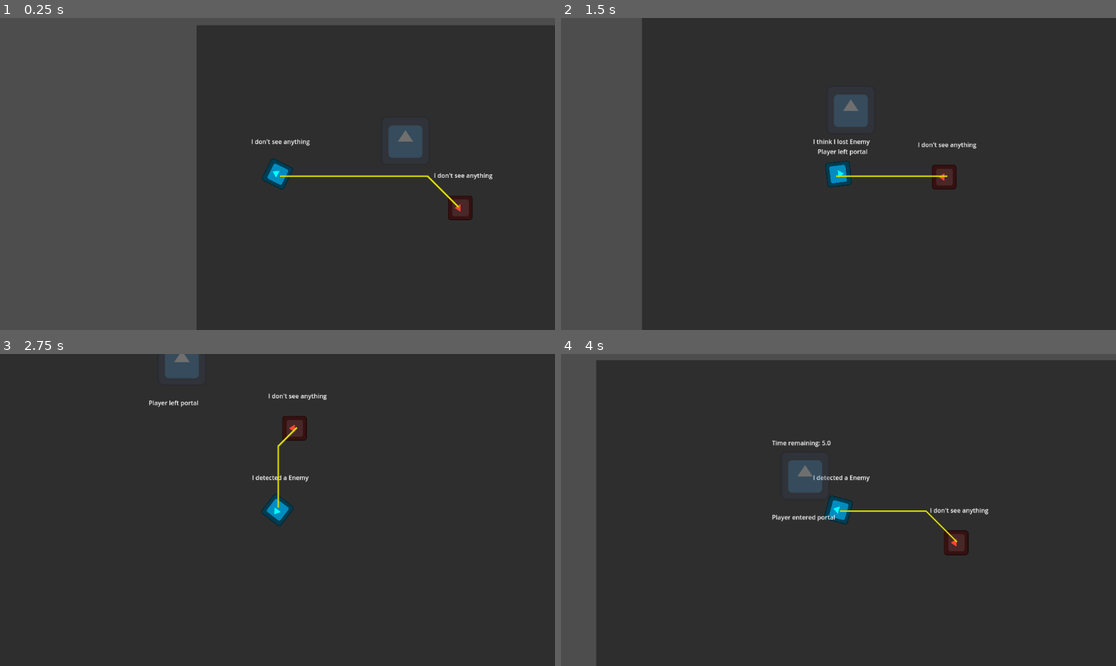
Above: before the commit, frames 1-4 (two rows, left to right).
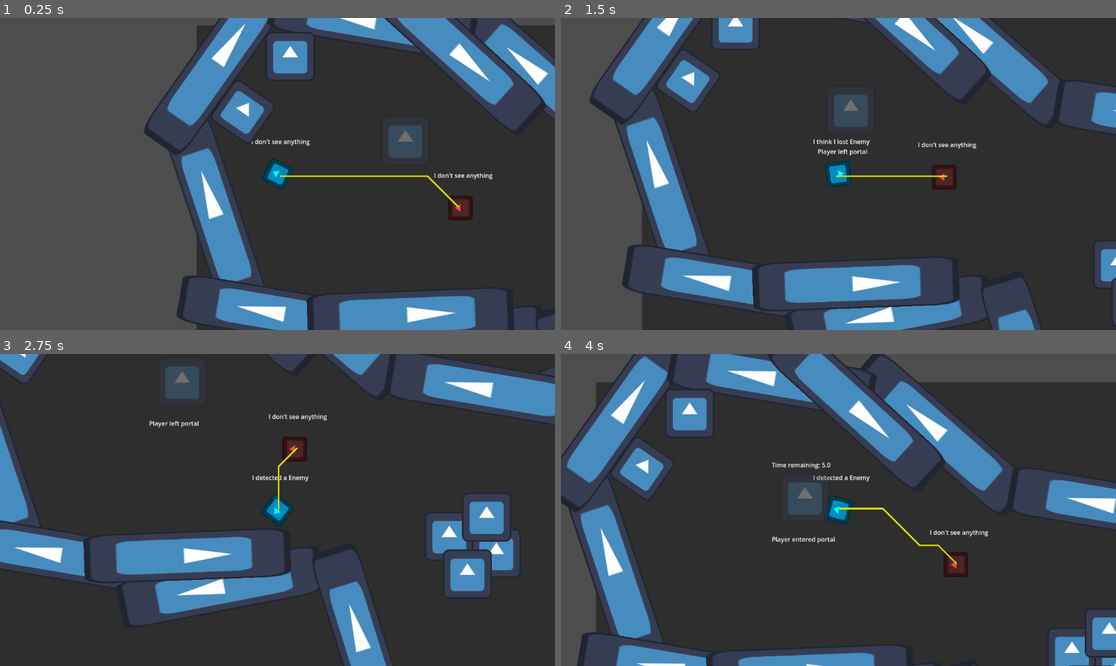
Above: after the commit, the same moments.

Repository: haladrias/godot_wild_jam_82_project
Game: Godot game, scene res://scenes/main.tscn
Same seed, same stepped clock (60 frames per second), same inputs: the game is played once before the commit and once after it. The engine's default icon, where the game draws it, is replaced by a stand-in: a white triangle on a blue panel in a dark square.
Inputs (mouse positions are in pixels of both pictures, inside the frame that each line leads up to):
- Up to frame 1 (0.25 s): no input
- Up to frame 2 (1.5 s): tap Enter at 0.5 s; move the mouse to (960, 158) at 0.52 s; hold D (move_right) 0.53-1.28 s; hold Space (space_bar) 0.53-1.28 s; move the mouse to (727, 189) at 1.27 s; hold S (move_down) from 1.28 s (still down); tap Space (space_bar) at 1.35 s
- Up to frame 3 (2.75 s): move the mouse to (333, 441) at 2.02 s; release S (move_down) at 2.03 s; hold D (move_right) from 2.03 s (still down); hold Space (space_bar) from 2.03 s (still down)
- Up to frame 4 (4 s): move the mouse to (810, 572) at 2.77 s; release D (move_right) at 2.78 s; release Space (space_bar) at 2.78 s; hold W (move_up) 2.78-3.53 s; tap Space (space_bar) at 2.85 s; move the mouse to (1005, 556) at 3.52 s; hold A (move_left) from 3.53 s (still down); hold Space (space_bar) from 3.53 s (still down)

The runs differ from the first frame. In frame 1, 24% of the frame differs, in the area x 25-100%, y 0-100%; in frame 2, 28%; in frame 3, 27%; in frame 4, 34%, in the area x 0-100%, y 0-100%.

Commit message:
basic_map_layout

Diff:
--- /dev/null
+++ b/scenes/cave_walls.tscn
@@ -0,0 +1,17 @@
+[gd_scene load_steps=3 format=3 uid="uid://4s0p7nxdo61x"]
+
+[ext_resource type="Texture2D" uid="uid://u5lgy7gvemfw" path="res://assets/icon.svg" id="1_mnfwx"]
+
+[sub_resource type="RectangleShape2D" id="RectangleShape2D_mnfwx"]
+size = Vector2(127, 532)
+
+[node name="RigidBody2D" type="StaticBody2D"]
+
+[node name="Icon" type="Sprite2D" parent="."]
+position = Vector2(-0.5, 45)
+scale = Vector2(0.992188, 4.1875)
+texture = ExtResource("1_mnfwx")
+
+[node name="CollisionShape2D" type="CollisionShape2D" parent="."]
+position = Vector2(-1.5, 43)
+shape = SubResource("RectangleShape2D_mnfwx")
--- /dev/null
+++ b/scenes/crates.tscn
@@ -0,0 +1,16 @@
+[gd_scene load_steps=3 format=3 uid="uid://e8xxyqrt0f6m"]
+
+[ext_resource type="Texture2D" uid="uid://u5lgy7gvemfw" path="res://assets/icon.svg" id="1_jffb4"]
+
+[sub_resource type="RectangleShape2D" id="RectangleShape2D_ekuii"]
+size = Vector2(127, 126)
+
+[node name="RigidBody2D" type="StaticBody2D"]
+
+[node name="CollisionShape2D" type="CollisionShape2D" parent="."]
+position = Vector2(-3.5, -1)
+shape = SubResource("RectangleShape2D_ekuii")
+
+[node name="Icon" type="Sprite2D" parent="."]
+position = Vector2(-3, -1)
+texture = ExtResource("1_jffb4")
--- a/scenes/game.tscn
+++ b/scenes/game.tscn
@@ -1,9 +1,10 @@
-[gd_scene load_steps=5 format=3 uid="uid://cmcew2vdcolxx"]
+[gd_scene load_steps=6 format=3 uid="uid://cmcew2vdcolxx"]
 
 [ext_resource type="Script" uid="uid://cegftdf7anhca" path="res://scripts/game.gd" id="1_uwrxv"]
 [ext_resource type="PackedScene" uid="uid://cglaqk4lp80eb" path="res://scenes/player.tscn" id="2_lbhrr"]
 [ext_resource type="PackedScene" uid="uid://cso26riovh3dl" path="res://scenes/portal.tscn" id="3_lbhrr"]
 [ext_resource type="PackedScene" uid="uid://53qwx4khf5fi" path="res://scenes/enemy.tscn" id="4_lbhrr"]
+[ext_resource type="PackedScene" uid="uid://cf2iueuvjdaio" path="res://scenes/map_layout.tscn" id="5_iywne"]
 
 [node name="Game" type="Node2D"]
 script = ExtResource("1_uwrxv")
@@ -19,3 +20,5 @@
 position = Vector2(684, 474)
 
 [node name="Portal" parent="." instance=ExtResource("3_lbhrr")]
+
+[node name="map_layout" parent="." instance=ExtResource("5_iywne")]
--- /dev/null
+++ b/scenes/map_layout.tscn
@@ -0,0 +1,510 @@
+[gd_scene load_steps=4 format=3 uid="uid://cf2iueuvjdaio"]
+
+[ext_resource type="PackedScene" uid="uid://4s0p7nxdo61x" path="res://scenes/cave_walls.tscn" id="1_43bdd"]
+[ext_resource type="PackedScene" uid="uid://e8xxyqrt0f6m" path="res://scenes/crates.tscn" id="2_j07ih"]
+[ext_resource type="PackedScene" uid="uid://6sgch58uo3gl" path="res://scenes/pillar.tscn" id="3_orgme"]
+
+[node name="map_layout" type="Node2D"]
+
+[node name="walls" type="Node" parent="."]
+
+[node name="RigidBody2D78" parent="walls" instance=ExtResource("1_43bdd")]
+position = Vector2(2304, 798)
+rotation = -1.69432
+
+[node name="RigidBody2D77" parent="walls" instance=ExtResource("1_43bdd")]
+position = Vector2(2627, 910)
+rotation = -0.418412
+
+[node name="RigidBody2D76" parent="walls" instance=ExtResource("1_43bdd")]
+position = Vector2(2856, 1232)
+rotation = -1.04035
+
+[node name="RigidBody2D75" parent="walls" instance=ExtResource("1_43bdd")]
+position = Vector2(2864, 1453)
+rotation = -1.93671
+
+[node name="RigidBody2D74" parent="walls" instance=ExtResource("1_43bdd")]
+position = Vector2(2628, 1770)
+rotation = -2.76982
+
+[node name="RigidBody2D73" parent="walls" instance=ExtResource("1_43bdd")]
+position = Vector2(2384, 2136)
+rotation = -2.35113
+
+[node name="RigidBody2D93" parent="walls" instance=ExtResource("1_43bdd")]
+position = Vector2(1738, 238)
+rotation = 1.20596
+scale = Vector2(1, 1)
+
+[node name="RigidBody2D92" parent="walls" instance=ExtResource("1_43bdd")]
+position = Vector2(2143, 152)
+rotation = 1.52779
+
+[node name="RigidBody2D91" parent="walls" instance=ExtResource("1_43bdd")]
+position = Vector2(2598, 183)
+rotation = 1.73458
+
+[node name="RigidBody2D90" parent="walls" instance=ExtResource("1_43bdd")]
+position = Vector2(2987, 203)
+rotation = 1.52987
+
+[node name="RigidBody2D89" parent="walls" instance=ExtResource("1_43bdd")]
+position = Vector2(3441, 190)
+rotation = 1.52987
+
+[node name="RigidBody2D" parent="walls" instance=ExtResource("1_43bdd")]
+position = Vector2(35, 446)
+rotation = -0.321488
+
+[node name="RigidBody2D2" parent="walls" instance=ExtResource("1_43bdd")]
+position = Vector2(176, 741)
+rotation = -1.40424
+
+[node name="RigidBody2D3" parent="walls" instance=ExtResource("1_43bdd")]
+position = Vector2(598, 840)
+rotation = -1.76151
+
+[node name="RigidBody2D4" parent="walls" instance=ExtResource("1_43bdd")]
+position = Vector2(859, 104)
+rotation = -0.851343
+
+[node name="RigidBody2D5" parent="walls" instance=ExtResource("1_43bdd")]
+position = Vector2(86, 54)
+rotation = 0.615155
+scale = Vector2(1, 1)
+
+[node name="RigidBody2D6" parent="walls" instance=ExtResource("1_43bdd")]
+position = Vector2(412, -18)
+rotation = -1.40424
+
+[node name="RigidBody2D7" parent="walls" instance=ExtResource("1_43bdd")]
+position = Vector2(1293, 312)
+rotation = -1.40424
+
+[node name="RigidBody2D8" parent="walls" instance=ExtResource("1_43bdd")]
+position = Vector2(997, 945)
+rotation = -0.303064
+
+[node name="RigidBody2D9" parent="walls" instance=ExtResource("1_43bdd")]
+position = Vector2(708, 98)
+rotation = 2.31066
+scale = Vector2(1, 1)
+
+[node name="RigidBody2D10" parent="walls" instance=ExtResource("1_43bdd")]
+position = Vector2(600, 750)
+rotation = 1.53233
+scale = Vector2(1, 1)
+
+[node name="RigidBody2D11" parent="walls" instance=ExtResource("1_43bdd")]
+position = Vector2(885, 1295)
+rotation = 1.53233
+scale = Vector2(1, 1)
+
+[node name="RigidBody2D12" parent="walls" instance=ExtResource("1_43bdd")]
+position = Vector2(1934, 851)
+rotation = 1.53233
+scale = Vector2(1, 1)
+
+[node name="RigidBody2D13" parent="walls" instance=ExtResource("1_43bdd")]
+position = Vector2(1678, 1126)
+rotation = -2.89465
+scale = Vector2(1, 1)
+
+[node name="RigidBody2D14" parent="walls" instance=ExtResource("1_43bdd")]
+position = Vector2(1826, 1476)
+rotation = 2.28416
+scale = Vector2(1, 1)
+
+[node name="RigidBody2D15" parent="walls" instance=ExtResource("1_43bdd")]
+position = Vector2(1900, 1757)
+rotation = -0.0429056
+
+[node name="RigidBody2D16" parent="walls" instance=ExtResource("1_43bdd")]
+position = Vector2(2043, 2177)
+rotation = -1.15332
+
+[node name="RigidBody2D17" parent="walls" instance=ExtResource("1_43bdd")]
+position = Vector2(369, 1443)
+rotation = -2.17137
+
+[node name="RigidBody2D18" parent="walls" instance=ExtResource("1_43bdd")]
+position = Vector2(146, 1855)
+rotation = 3.13999
+scale = Vector2(1, 1)
+
+[node name="RigidBody2D19" parent="walls" instance=ExtResource("1_43bdd")]
+position = Vector2(226, 2365)
+rotation = 2.69812
+
+[node name="RigidBody2D20" parent="walls" instance=ExtResource("1_43bdd")]
+position = Vector2(423, 2824)
+rotation = 2.69812
+
+[node name="RigidBody2D21" parent="walls" instance=ExtResource("1_43bdd")]
+position = Vector2(475, 3217)
+rotation = -2.91027
+
+[node name="RigidBody2D23" parent="walls" instance=ExtResource("1_43bdd")]
+position = Vector2(475, 3217)
+rotation = -2.91027
+
+[node name="RigidBody2D22" parent="walls" instance=ExtResource("1_43bdd")]
+position = Vector2(359, 3594)
+rotation = 0.484727
+
+[node name="RigidBody2D24" parent="walls" instance=ExtResource("1_43bdd")]
+position = Vector2(189, 4023)
+rotation = 0.146795
+
+[node name="RigidBody2D25" parent="walls" instance=ExtResource("1_43bdd")]
+position = Vector2(219, 4363)
+rotation = -1.17753
+scale = Vector2(1, 1)
+
+[node name="RigidBody2D26" parent="walls" instance=ExtResource("1_43bdd")]
+position = Vector2(604, 4370)
+rotation = -2.1119
+
+[node name="RigidBody2D27" parent="walls" instance=ExtResource("1_43bdd")]
+position = Vector2(830, 4068)
+rotation = -2.54943
+
+[node name="RigidBody2D28" parent="walls" instance=ExtResource("1_43bdd")]
+position = Vector2(1460, 3928)
+rotation = -0.394271
+
+[node name="RigidBody2D29" parent="walls" instance=ExtResource("1_43bdd")]
+position = Vector2(1345, 3189)
+rotation = -2.75827
+
+[node name="RigidBody2D30" parent="walls" instance=ExtResource("1_43bdd")]
+position = Vector2(1378, 3595)
+rotation = 3.02155
+
+[node name="RigidBody2D31" parent="walls" instance=ExtResource("1_43bdd")]
+position = Vector2(1351, 2784)
+rotation = 2.68637
+
+[node name="RigidBody2D32" parent="walls" instance=ExtResource("1_43bdd")]
+position = Vector2(1499, 2695)
+rotation = 2.04421
+scale = Vector2(1, 1)
+
+[node name="RigidBody2D33" parent="walls" instance=ExtResource("1_43bdd")]
+position = Vector2(1800, 2980)
+rotation = 2.52451
+scale = Vector2(1, 1)
+
+[node name="RigidBody2D34" parent="walls" instance=ExtResource("1_43bdd")]
+position = Vector2(1918, 3413)
+rotation = 3.04017
+
+[node name="RigidBody2D35" parent="walls" instance=ExtResource("1_43bdd")]
+position = Vector2(1944, 3859)
+rotation = 3.04017
+
+[node name="RigidBody2D36" parent="walls" instance=ExtResource("1_43bdd")]
+position = Vector2(1727, 4110)
+rotation = -1.90159
+
+[node name="RigidBody2D37" parent="walls" instance=ExtResource("1_43bdd")]
+position = Vector2(1931, 4611)
+rotation = -1.43687
+scale = Vector2(1, 1)
+
+[node name="RigidBody2D38" parent="walls" instance=ExtResource("1_43bdd")]
+position = Vector2(2310, 4671)
+rotation = -1.38662
+
+[node name="RigidBody2D39" parent="walls" instance=ExtResource("1_43bdd")]
+position = Vector2(2762, 4705)
+rotation = -1.90742
+
+[node name="RigidBody2D40" parent="walls" instance=ExtResource("1_43bdd")]
+position = Vector2(3239, 4644)
+rotation = 1.70483
+
+[node name="RigidBody2D44" parent="walls" instance=ExtResource("1_43bdd")]
+position = Vector2(3600, 4876)
+rotation = 2.42226
+
+[node name="RigidBody2D45" parent="walls" instance=ExtResource("1_43bdd")]
+position = Vector2(3908, 4933)
+rotation = 1.70755
+scale = Vector2(1, 1)
+
+[node name="RigidBody2D46" parent="walls" instance=ExtResource("1_43bdd")]
+position = Vector2(4299, 4864)
+rotation = 1.19138
+
+[node name="RigidBody2D47" parent="walls" instance=ExtResource("1_43bdd")]
+position = Vector2(4597, 4685)
+rotation = -2.43819
+
+[node name="RigidBody2D48" parent="walls" instance=ExtResource("1_43bdd")]
+position = Vector2(4691, 4212)
+rotation = -0.504649
+scale = Vector2(1, 1)
+
+[node name="RigidBody2D49" parent="walls" instance=ExtResource("1_43bdd")]
+position = Vector2(4431, 3991)
+rotation = 1.68195
+scale = Vector2(1, 1)
+
+[node name="RigidBody2D50" parent="walls" instance=ExtResource("1_43bdd")]
+position = Vector2(4013, 3953)
+rotation = 1.19559
+
+[node name="RigidBody2D51" parent="walls" instance=ExtResource("1_43bdd")]
+position = Vector2(3466, 4128)
+rotation = -1.88398
+
+[node name="RigidBody2D52" parent="walls" instance=ExtResource("1_43bdd")]
+position = Vector2(3107, 4190)
+rotation = 1.91983
+
+[node name="RigidBody2D53" parent="walls" instance=ExtResource("1_43bdd")]
+position = Vector2(2731, 3940)
+rotation = 2.50707
+scale = Vector2(1, 1)
+
+[node name="RigidBody2D41" parent="walls" instance=ExtResource("1_43bdd")]
+position = Vector2(3031, 4094)
+rotation = 2.22507
+
+[node name="RigidBody2D42" parent="walls" instance=ExtResource("1_43bdd")]
+position = Vector2(2729, 3819)
+rotation = 2.42774
+
+[node name="RigidBody2D43" parent="walls" instance=ExtResource("1_43bdd")]
+position = Vector2(2496, 3439)
+rotation = 2.76437
+scale = Vector2(1, 1)
+
+[node name="RigidBody2D54" parent="walls" instance=ExtResource("1_43bdd")]
+position = Vector2(1581, 4722)
+rotation = 1.04166
+
+[node name="RigidBody2D55" parent="walls" instance=ExtResource("1_43bdd")]
+position = Vector2(1193, 4745)
+rotation = 2.27353
+
+[node name="RigidBody2D56" parent="walls" instance=ExtResource("1_43bdd")]
+position = Vector2(1025, 4431)
+rotation = -3.04989
+
+[node name="RigidBody2D57" parent="walls" instance=ExtResource("1_43bdd")]
+position = Vector2(1022, 4044)
+rotation = 2.87557
+scale = Vector2(1, 1)
+
+[node name="RigidBody2D58" parent="walls" instance=ExtResource("1_43bdd")]
+position = Vector2(2582, 3147)
+rotation = -1.4745
+
+[node name="RigidBody2D84" parent="walls" instance=ExtResource("1_43bdd")]
+position = Vector2(4842, 860)
+rotation = 0.356544
+
+[node name="RigidBody2D59" parent="walls" instance=ExtResource("1_43bdd")]
+position = Vector2(3045, 3117)
+rotation = -1.8951
+
+[node name="RigidBody2D61" parent="walls" instance=ExtResource("1_43bdd")]
+position = Vector2(3868, 3211)
+rotation = -0.846233
+
+[node name="RigidBody2D62" parent="walls" instance=ExtResource("1_43bdd")]
+position = Vector2(4260, 3396)
+rotation = -1.53923
+
+[node name="RigidBody2D60" parent="walls" instance=ExtResource("1_43bdd")]
+position = Vector2(3488, 3058)
+rotation = -1.4745
+
+[node name="RigidBody2D63" parent="walls" instance=ExtResource("1_43bdd")]
+position = Vector2(4645, 3301)
+rotation = -2.31758
+
+[node name="RigidBody2D64" parent="walls" instance=ExtResource("1_43bdd")]
+position = Vector2(4806, 2871)
+rotation = -0.149525
+
+[node name="RigidBody2D65" parent="walls" instance=ExtResource("1_43bdd")]
+position = Vector2(4597, 2494)
+rotation = -0.774199
+
+[node name="RigidBody2D66" parent="walls" instance=ExtResource("1_43bdd")]
+position = Vector2(4193, 2386)
+rotation = -1.6494
+
+[node name="RigidBody2D67" parent="walls" instance=ExtResource("1_43bdd")]
+position = Vector2(3810, 2480)
+rotation = -1.90718
+scale = Vector2(1, 1)
+
+[node name="RigidBody2D68" parent="walls" instance=ExtResource("1_43bdd")]
+position = Vector2(3367, 2628)
+rotation = -1.90718
+scale = Vector2(1, 1)
+
+[node name="RigidBody2D69" parent="walls" instance=ExtResource("1_43bdd")]
+position = Vector2(2921, 2738)
+rotation = -1.71111
+
+[node name="RigidBody2D70" parent="walls" instance=ExtResource("1_43bdd")]
+position = Vector2(2817, 2628)
+rotation = -2.41982
+
+[node name="RigidBody2D71" parent="walls" instance=ExtResource("1_43bdd")]
+position = Vector2(3074, 2248)
+rotation = -2.83516
+
+[node name="RigidBody2D72" parent="walls" instance=ExtResource("1_43bdd")]
+position = Vector2(3263, 1866)
+rotation = -2.26784
+
+[node name="RigidBody2D79" parent="walls" instance=ExtResource("1_43bdd")]
+position = Vector2(3660, 1705)
+rotation = -1.63374
+
+[node name="RigidBody2D80" parent="walls" instance=ExtResource("1_43bdd")]
+position = Vector2(4084, 1779)
+rotation = -1.08239
+
+[node name="RigidBody2D81" parent="walls" instance=ExtResource("1_43bdd")]
+position = Vector2(4488, 1920)
+rotation = -1.60409
+scale = Vector2(1, 1)
+
+[node name="RigidBody2D82" parent="walls" instance=ExtResource("1_43bdd")]
+position = Vector2(4670, 1779)
+rotation = -2.62176
+
+[node name="RigidBody2D83" parent="walls" instance=ExtResource("1_43bdd")]
+position = Vector2(4784, 1302)
+rotation = -0.116492
+scale = Vector2(1, 1)
+
+[node name="RigidBody2D85" parent="walls" instance=ExtResource("1_43bdd")]
+position = Vector2(4709, 499)
+rotation = -0.908038
+
+[node name="RigidBody2D86" parent="walls" instance=ExtResource("1_43bdd")]
+position = Vector2(4503, 227)
+rotation = -0.577595
+scale = Vector2(1, 1)
+
+[node name="RigidBody2D87" parent="walls" instance=ExtResource("1_43bdd")]
+position = Vector2(4247, 177)
+rotation = 0.827884
+
+[node name="RigidBody2D88" parent="walls" instance=ExtResource("1_43bdd")]
+position = Vector2(3930, 233)
+rotation = 1.7641
+
+[node name="crates" type="Node" parent="."]
+
+[node name="RigidBody2D" parent="crates" instance=ExtResource("2_j07ih")]
+position = Vector2(1238, 702)
+
+[node name="RigidBody2D2" parent="crates" instance=ExtResource("2_j07ih")]
+position = Vector2(1360, 746)
+
+[node name="RigidBody2D3" parent="crates" instance=ExtResource("2_j07ih")]
+position = Vector2(1335, 652)
+
+[node name="RigidBody2D4" parent="crates" instance=ExtResource("2_j07ih")]
+position = Vector2(1285, 800)
+
+[node name="RigidBody2D5" parent="crates" instance=ExtResource("2_j07ih")]
+position = Vector2(1930, 751)
+
+[node name="RigidBody2D6" parent="crates" instance=ExtResource("2_j07ih")]
+position = Vector2(2046, 727)
+
+[node name="RigidBody2D7" parent="crates" instance=ExtResource("2_j07ih")]
+position = Vector2(1979, 684)
+
+[node name="RigidBody2D8" parent="crates" instance=ExtResource("2_j07ih")]
+position = Vector2(2328, 299)
+
+[node name="RigidBody2D9" parent="crates" instance=ExtResource("2_j07ih")]
+position = Vector2(246, 82)
+
+[node name="RigidBody2D10" parent="crates" instance=ExtResource("2_j07ih")]
+position = Vector2(122, 227)
+rotation = 0.602211
+
+[node name="RigidBody2D11" parent="crates" instance=ExtResource("2_j07ih")]
+position = Vector2(4270, 1730)
+rotation = 0.602211
+
+[node name="RigidBody2D12" parent="crates" instance=ExtResource("2_j07ih")]
+position = Vector2(4153, 1670)
+rotation = 0.602211
+
+[node name="RigidBody2D13" parent="crates" instance=ExtResource("2_j07ih")]
+position = Vector2(4324, 1621)
+rotation = 0.602211
+
+[node name="RigidBody2D14" parent="crates" instance=ExtResource("2_j07ih")]
+position = Vector2(3857, 381)
+rotation = 0.602211
+
+[node name="RigidBody2D15" parent="crates" instance=ExtResource("2_j07ih")]
+position = Vector2(3946, 448)
+rotation = 0.602211
+
+[node name="Node" type="Node" parent="."]
+
+[node name="StaticBody2D" parent="Node" instance=ExtResource("3_orgme")]
+position = Vector2(763, 1912)
+
+[node name="StaticBody2D2" parent="Node" instance=ExtResource("3_orgme")]
+position = Vector2(975, 1822)
+
+[node name="StaticBody2D3" parent="Node" instance=ExtResource("3_orgme")]
+position = Vector2(942, 2001)
+rotation = 0.73042
+
+[node name="StaticBody2D4" parent="Node" instance=ExtResource("3_orgme")]
+position = Vector2(1126, 1932)
+rotation = 0.233659
+
+[node name="StaticBody2D5" parent="Node" instance=ExtResource("3_orgme")]
+position = Vector2(3141, 704)
+rotation = 0.233659
+
+[node name="StaticBody2D6" parent="Node" instance=ExtResource("3_orgme")]
+position = Vector2(3138, 622)
+rotation = -0.273367
+
+[node name="StaticBody2D7" parent="Node" instance=ExtResource("3_orgme")]
+position = Vector2(3305, 797)
+rotation = 0.671584
+
+[node name="StaticBody2D8" parent="Node" instance=ExtResource("3_orgme")]
+position = Vector2(3324, 644)
+rotation = 0.00304008
+
+[node name="StaticBody2D9" parent="Node" instance=ExtResource("3_orgme")]
+position = Vector2(2404, 4277)
+rotation = 0.00304008
+
+[node name="StaticBody2D10" parent="Node" instance=ExtResource("3_orgme")]
+position = Vector2(2337, 4283)
+rotation = 0.52948
+
+[node name="StaticBody2D11" parent="Node" instance=ExtResource("3_orgme")]
+position = Vector2(4456, 4109)
+rotation = -1.67643
+
+[node name="StaticBody2D12" parent="Node" instance=ExtResource("3_orgme")]
+position = Vector2(4445, 1849)
+rotation = -1.1815
+
+[node name="StaticBody2D13" parent="Node" instance=ExtResource("3_orgme")]
+position = Vector2(4563, 1794)
+rotation = -0.174139
--- /dev/null
+++ b/scenes/pillar.tscn
@@ -0,0 +1,10 @@
+[gd_scene load_steps=2 format=3 uid="uid://6sgch58uo3gl"]
+
+[sub_resource type="RectangleShape2D" id="RectangleShape2D_rqueh"]
+size = Vector2(314, 296.5)
+
+[node name="StaticBody2D" type="StaticBody2D"]
+
+[node name="CollisionShape2D" type="CollisionShape2D" parent="."]
+position = Vector2(-1, 4)
+shape = SubResource("RectangleShape2D_rqueh")
--- /dev/null
+++ b/scripts/slow_area.tscn
@@ -0,0 +1,10 @@
+[gd_scene load_steps=2 format=3 uid="uid://dsvxjcclucegm"]
+
+[ext_resource type="Script" uid="uid://be6livlb1ibv6" path="res://scripts/slow_area.gd" id="1_fesha"]
+
+[node name="slow_area" type="Area2D"]
+script = ExtResource("1_fesha")
+status_ailment = 2
+
+[connection signal="body_entered" from="." to="." method="_on_area_2d_body_entered"]
+[connection signal="body_exited" from="." to="." method="_on_area_2d_area_exited"]
